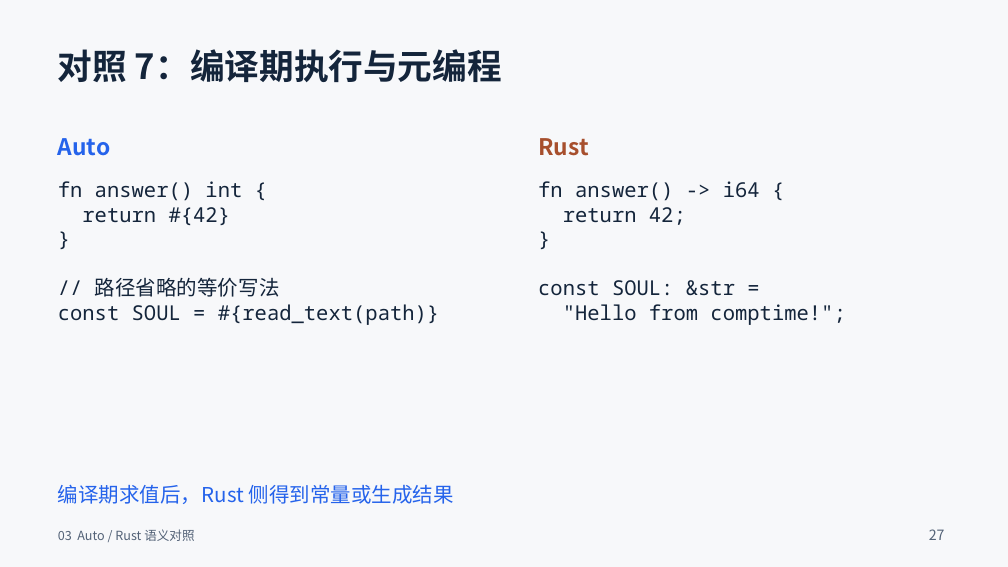
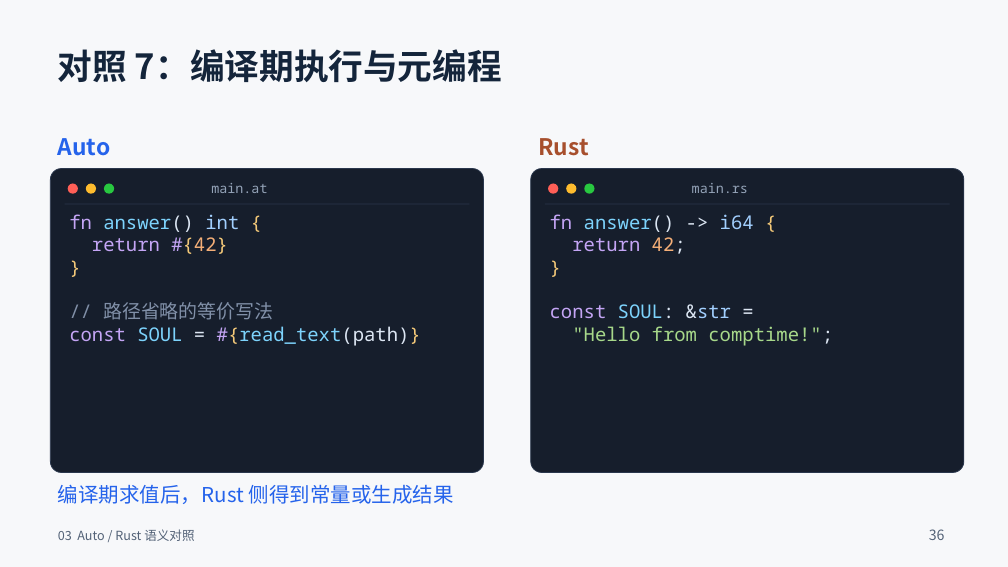
Before and after one commit to auto-stack/docs, a slide deck: slide 36 of AutoOS/Auto与Rust融合生态_37页_深色结尾群二维码版.pptx (slide 27 before the commit). Drawn at 1008x567 pixels with LibreOffice and Linux fonts; fonts in the diff are those of the drawing. Boxes give left, top, right and bottom in pixels: in the first picture for what was removed or moved away, otherwise in the second. Text is boxed around its words. In the diff, an @@ line names an element or a change of style, - is before the commit and + after.

```diff
--- a/AutoOS/Auto与Rust融合生态_37页_深色结尾群二维码版.pptx
+++ b/AutoOS/Auto与Rust融合生态_37页_深色结尾群二维码版.pptx
@@ rounded rectangle added at [51,169,484,473], fill #161E2C, outline #2A374D 0.75 pt @@
@@ rounded rectangle added at [531,169,964,473], fill #161E2C, outline #2A374D 0.75 pt @@
@@ line added from (64, 204) to (470, 204), #2A374D 0.75 pt @@
@@ ellipse added at [68,184,79,194], fill #FF5F57 @@
@@ ellipse added at [86,184,97,194], fill #FEBC2E @@
@@ ellipse added at [104,184,115,194], fill #28C840 @@
@@ text added at [211,183,267,193], 12.8 pt, text #94A3B8 @@
+main.at
@@ line added from (545, 204) to (950, 204), #2A374D 0.75 pt @@
@@ ellipse added at [548,184,559,194], fill #FF5F57 @@
@@ ellipse added at [566,184,577,194], fill #FEBC2E @@
@@ ellipse added at [585,184,595,194], fill #28C840 @@
@@ text added at [692,183,748,193], 12.8 pt, text #94A3B8 @@
+main.rs
@@ text "fn answer() int {": place and size @@
-text "fn answer() int {" at [58,181,439,325]
+text "fn answer() int {" at [69,214,421,346]
@@ text "fn answer() int {" at [69,214,421,346]: size 19.5 to 18 pt; text colour #14253B to #C4A5F5 in "fn", "return #{42}", "const #{read_text(path)}"; text colour #14253B to #7DD3FC in "answer()", "SOUL #{read_text(path)}"; text colour #14253B to #DCE6F3 in "answer()", "= #{read_text(path)}"; text colour #14253B to #A2CFFE in "int"; text colour #14253B to #F4C979 in "{", "#{42}", "}", "#{read_text(path)}"; text colour #14253B to #F5AF78 in "#{42}"; text colour #14253B to #8190A8 in "// 路径省略的等价写法"; line spacing 1 to 21.2pt @@
@@ text "fn answer() -> i64 {": place and size @@
-text "fn answer() -> i64 {" at [538,181,845,325]
+text "fn answer() -> i64 {" at [550,214,833,346]
@@ text "fn answer() -> i64 {" at [550,214,833,346]: size 19.5 to 18 pt; text colour #14253B to #C4A5F5 in "fn", "return", "const"; text colour #14253B to #7DD3FC in "answer()", "SOUL:"; text colour #14253B to #DCE6F3 in "answer() ->", "42;", "SOUL: &str =", "comptime!";"; text colour #14253B to #A2CFFE in "i64", "&str"; text colour #14253B to #F4C979 in "{", "}"; text colour #14253B to #F5AF78 in "42;"; text colour #14253B to #A7D88A in ""Hello from comptime!";"; line spacing 1 to 21.2pt @@
@@ text at [929,529,945,540]: text changed @@
-27
+36
```
Also in this commit, not shown: 34 other slides changed, 9 slides added.
